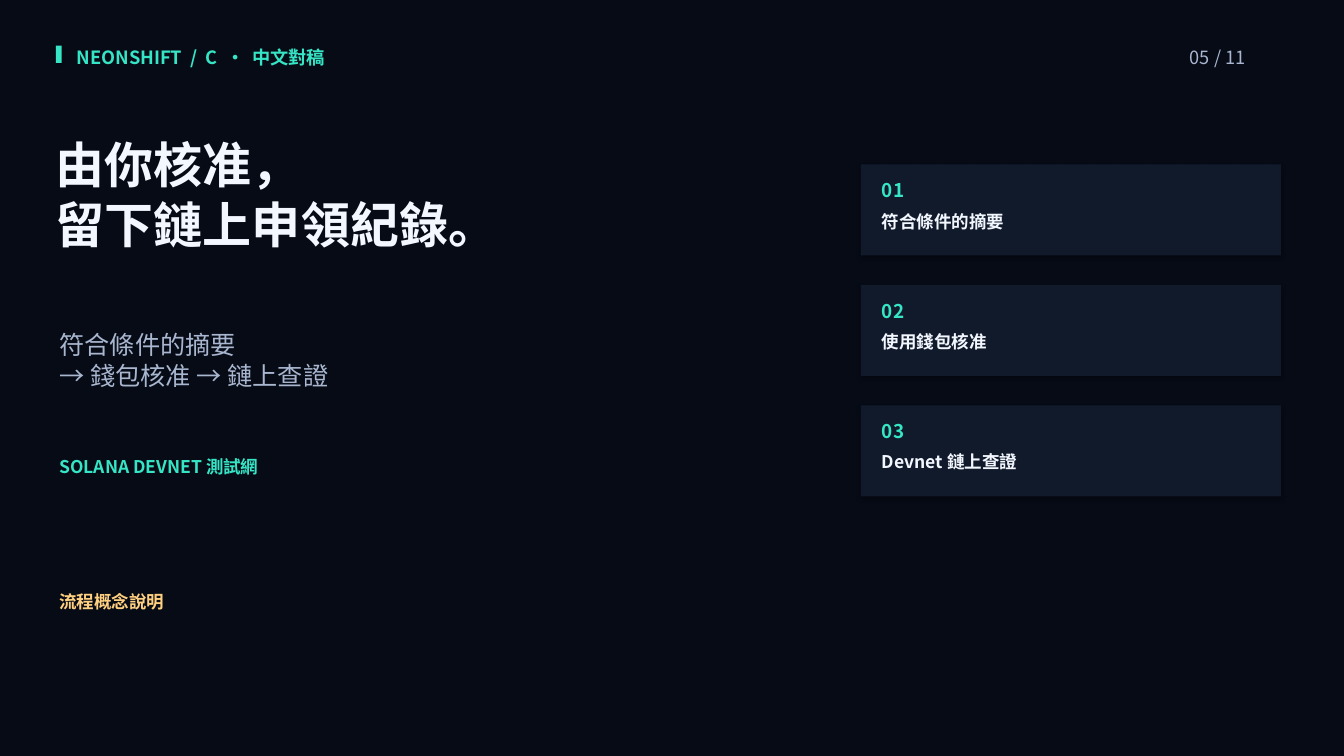
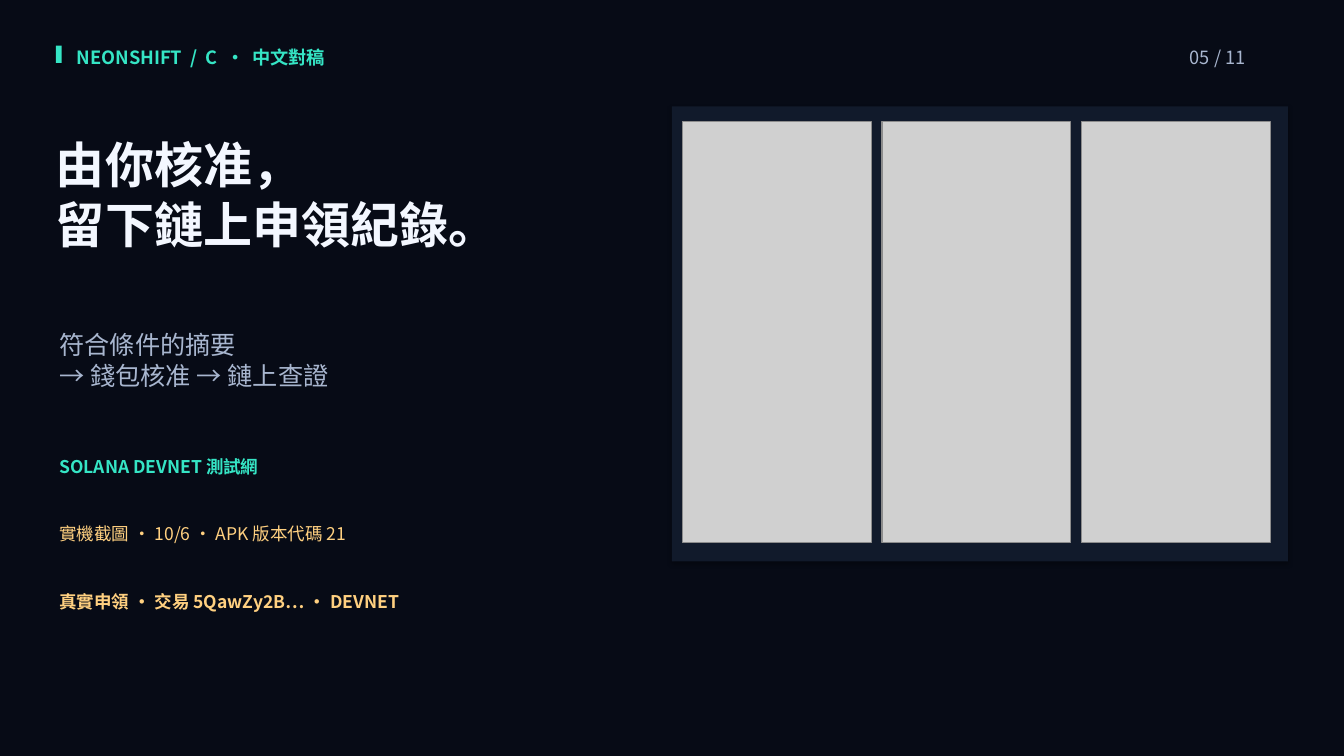
Before and after one commit to stan0714/neonshift, a slide deck: slide 5 of output/hackathon-flexclip-en/flexclip-v4/NeonShift_FlexClip_v4_ZH-TW_Review.pptx. Drawn at 1344x756 pixels with LibreOffice and Linux fonts; fonts in the diff are those of the drawing; grey boxes stand for pictures. Boxes give left, top, right and bottom in pixels: in the first picture for what was removed or moved away, otherwise in the second. Text is boxed around its words. In the diff, an @@ line names an element or a change of style, - is before the commit and + after.

```diff
--- a/output/hackathon-flexclip-en/flexclip-v4/NeonShift_FlexClip_v4_ZH-TW_Review.pptx
+++ b/output/hackathon-flexclip-en/flexclip-v4/NeonShift_FlexClip_v4_ZH-TW_Review.pptx
@@ rectangle: place and size @@
-rectangle at [861, 164, 1281, 255]
+rectangle at [673, 107, 1289, 562]
@@ picture added at [683, 122, 872, 542] @@
@@ picture added at [882, 122, 1072, 542] @@
@@ picture added at [1082, 122, 1271, 542] @@
@@ text removed at [882, 183, 904, 198] @@
-01
@@ text removed at [882, 213, 1004, 230] @@
-符合條件的摘要
@@ rectangle removed at [861, 285, 1281, 376] @@
@@ text removed at [882, 304, 904, 319] @@
-02
@@ text removed at [882, 333, 987, 350] @@
-使用錢包核准
@@ rectangle removed at [861, 405, 1281, 496] @@
@@ text removed at [882, 424, 904, 439] @@
-03
@@ text removed at [882, 453, 1017, 470] @@
-Devnet 鏈上查證
@@ text added at [59, 525, 346, 543], 12.5 pt, text #FFD080 @@
+實機截圖 · 10/6 · APK 版本代碼 21
@@ text at [59, 593, 399, 612]: text changed @@
-流程概念說明
+真實申領 · 交易 5QawZy2B… · DEVNET
```
Also in this commit, not shown: 5 other slides changed, 39 other files.
